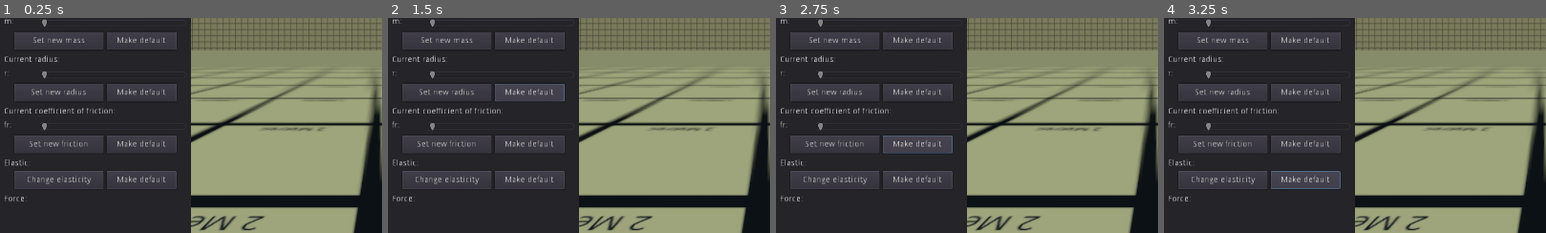
Above: before the commit, frames 1-4 (left to right).
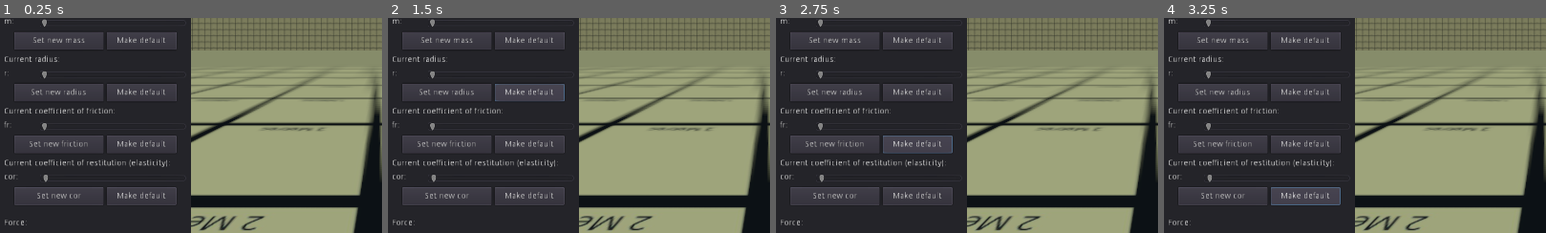
Above: after the commit, the same moments.

Repository: IvoMiricRibeiro/MaturaArbeit
Game: Godot game, scene res://Spatial.tscn
The game is run twice, just before and just after one commit, with the same random seed, the same clock (stepped at 60 frames per second) and the same inputs.
Inputs:
- Up to frame 1 (0.25 s): no input
- Up to frame 2 (1.5 s): click "Make default" at 0.5 s; click "Make default" at 1.25 s
- Up to frame 3 (2.75 s): click "Make default" at 2 s
- Up to frame 4 (3.25 s): click "Make default" at 2.75 s
The pictures show only the part of the screen within x 0-50%, y 43-93%; the shares and areas given below are measured in that part.

The runs differ from the first frame. In frame 1, 4.9% of the frame differs, in the area x 1-47%, y 65-97%; in frame 2, 4.9%; in frame 3, 4.9%; in frame 4, 5.9%.

Commit message:
Big update for collisions.

Diff:
--- a/Body.gd
+++ b/Body.gd
@@ -3,7 +3,7 @@
 var Velocity = Vector3() setget VSet
 var Acceleration = Vector3() setget ASet
 
-var Mass = 1 setget MSet
+var Mass = 1.0 setget MSet
 var Elastic = false
 var Friction = 0.2
 var Radius = 1
@@ -16,9 +16,12 @@
 var AgainstSurface = [false, false, false] setget ASurfSet
 var ElasColHappened = [false, false, false]
 var CanAccelerate = true
+var HasCollided = false setget HasColSet
 
 onready var Controler = get_parent()
 onready var CMesh = $CSGMesh
+
+var COR = 1.0
 
 #Setters functions for other bodies
 func VSet(param):
@@ -29,6 +32,8 @@
 	Mass = param
 func ASurfSet(param):
 	AgainstSurface = param
+func HasColSet(param):
+	HasCollided = param
 
 func _ready():
 	scale = Vector3(Radius, Radius, Radius)
@@ -60,50 +65,44 @@
 		for index in get_slide_count():
 			var body = get_slide_collision(index).collider
 			if body is KinematicBody:
-				#Useful variables
-				var V1 = Velocity
-				var V2 = body.Velocity
-				var V1n
-				var V2n
-				var M1 = Mass
-				var M2 = body.Mass
-				var PD1 = translation-body.translation
-				#Code for inelastic collisions
-				if not Elastic and not body.Elastic:
-					V1n = ((M1*V1)+(M2*V2))/(M1+M2)
-					V2n = V1n
-					if AgainstSurface != body.AgainstSurface:
-						if AgainstSurface > body.AgainstSurface:
-							body.ASurfSet(AgainstSurface)
-						else:
-							ASurfSet(body.AgainstSurface)
-				# Elsatic and "half elastic" collisions
-				else:
-					V1n = V1-(((2*M2)/(M1+M2))*(((Vector3(V1-V2).dot(PD1))/(PD1.length()*PD1.length()))*PD1))
-					V2n = (V1*M1+V2*M2-M1*V1n)/M2
-					if (Elastic and not body.Elastic) or (not Elastic and body.Elastic):
-						V1n = V1n/2
-						V2n = V2n/2
-				VSet(V1n)
-				body.VSet(V2n)
+				if body.HasCollided == false:
+					HasColSet(true)
+					body.HasColSet(true)
+
+					#Useful variables
+					var V1 = Velocity
+					var V2 = body.Velocity
+					var M1 = Mass
+					var M2 = body.Mass
+					var PD1 = translation-body.translation
+					var CorN = (COR+body.COR)/2
+
+					var dV1n = (((1+CorN)*M2)/(M1+M2))*(PD1.normalized()*(V2-V1))*PD1.normalized()
+					VSet(V1+dV1n)
+					body.VSet(V2-dV1n)
+
+				if body.HasCollided == true:
+					body.HasColSet(false)
+				HasColSet(false)
 
 			if body is StaticBody:
+				var Vn = Velocity[0]
 				var axis = 0
 				var dis = self.translation-body.translation
 				CanAccelerate = false
 				while axis < 3:
 					if body.get_collision_layer_bit(axis) == true:
-						if Elastic == true:
-							if ElasColHappened[axis] == false:
-								ElasColHappened[axis] = true
-								Velocity[axis] = -Velocity[axis]
-						if Elastic == false:
-							Velocity[axis] = 0
+						if ElasColHappened[axis] == false:
+							ElasColHappened[axis] = true
+							Vn = -Velocity[axis]*COR
+						if sqrt(Vn*Vn) < 0.2:
+							Vn = 0
+						Velocity[axis] = Vn
+						if Vn == 0:
 							AgainstSurface[axis] = true
 							NormalForce[axis] = Acceleration[axis]
 							if axis == 1 and Controler.GravityExists == true:
 								NormalForce += Vector3(0,9.81,0)
-
 					axis += 1
 				NormalForce = NormalForce*Mass
 				FricForce = (Velocity.normalized()*NormalForce.length()*Friction)
@@ -114,6 +113,7 @@
 				else:
 					VSet(Velocity-(FricForce/(Mass*60)))
 
+
 		for axis in AgainstSurface.size():
 			if AgainstSurface[axis] == true:
 				Velocity[axis] = 0
@@ -121,7 +121,6 @@
 		NormalForce = Vector3()
 		FricForce = Vector3()
 		CanAccelerate = true
-
 
 #From https://www.youtube.com/watch?v=U5qGj8qt7VU
 func _on_Sphere_input_event(camera, event, position, normal, shape_idx):
--- a/ControlScript.gd
+++ b/ControlScript.gd
@@ -7,6 +7,7 @@
 var GravityExists = false
 
 var DefaultElas = false
+var DefaultCOR = 1.0
 var DefaultRad = 1
 var DefaultFric = 0.2
 var DefaultMass = 1
@@ -24,6 +25,7 @@
 	var sphereinstance = sphere.instance()
 	sphereinstance.translation = Vector3(camera.translation.x, camera.translation.y, camera.translation.z)-(camera.global_transform.basis.z*2)
 	sphereinstance.Elastic = DefaultElas
+	sphereinstance.COR = DefaultCOR
 	sphereinstance.Radius = DefaultRad
 	sphereinstance.Mass = DefaultMass
 	sphereinstance.Friction = DefaultFric
--- a/Spatial.tscn
+++ b/Spatial.tscn
@@ -297,7 +297,45 @@
 margin_bottom = 77.0
 text = "Make default"
 
+[node name="Restitution" type="RichTextLabel" parent="Control/UI"]
+margin_left = 10.0
+margin_top = 820.0
+margin_right = 320.0
+margin_bottom = 900.0
+rect_scale = Vector2( 1.5, 1.5 )
+text = "Current coefficient of restitution (elasticity):"
+
+[node name="CorSlide" type="HSlider" parent="Control/UI/Restitution"]
+margin_left = 60.0
+margin_top = 15.0
+margin_right = 305.0
+margin_bottom = 49.0
+max_value = 1.0
+step = 0.01
+value = 0.01
+
+[node name="CorVal" type="RichTextLabel" parent="Control/UI/Restitution"]
+margin_top = 23.0
+margin_right = 65.0
+margin_bottom = 40.0
+text = "cor:"
+
+[node name="CorSet" type="Button" parent="Control/UI/Restitution"]
+margin_left = 17.0
+margin_top = 47.0
+margin_right = 167.0
+margin_bottom = 77.0
+text = "Set new cor"
+
+[node name="CorDef" type="Button" parent="Control/UI/Restitution"]
+margin_left = 172.0
+margin_top = 47.0
+margin_right = 289.0
+margin_bottom = 77.0
+text = "Make default"
+
 [node name="Elasticity" type="RichTextLabel" parent="Control/UI"]
+visible = false
 margin_left = 10.0
 margin_top = 820.0
 margin_right = 310.0
@@ -335,9 +373,9 @@
 
 [node name="Force" type="RichTextLabel" parent="Control/UI"]
 margin_left = 10.0
-margin_top = 910.0
+margin_top = 970.0
 margin_right = 240.0
-margin_bottom = 944.0
+margin_bottom = 1000.0
 rect_scale = Vector2( 1.5, 1.5 )
 text = "Force:"
 
@@ -451,6 +489,8 @@
 [connection signal="pressed" from="Control/UI/Radius/RDef" to="Control/UI" method="_on_RDef_pressed"]
 [connection signal="pressed" from="Control/UI/Friction/FSet" to="Control/UI" method="_on_FSet_pressed"]
 [connection signal="pressed" from="Control/UI/Friction/FDef" to="Control/UI" method="_on_FDef_pressed"]
+[connection signal="pressed" from="Control/UI/Restitution/CorSet" to="Control/UI" method="_on_CorSet_pressed"]
+[connection signal="pressed" from="Control/UI/Restitution/CorDef" to="Control/UI" method="_on_CorDef_pressed"]
 [connection signal="pressed" from="Control/UI/Elasticity/ESet" to="Control/UI" method="_on_ESet_pressed"]
 [connection signal="pressed" from="Control/UI/Elasticity/EDef" to="Control/UI" method="_on_EDef_pressed"]
 [connection signal="pressed" from="Control/UI/Quit" to="Control/UI" method="_on_Quit_pressed"]
--- a/Sphere.tscn
+++ b/Sphere.tscn
@@ -85,6 +85,7 @@
 shader_param/wave = null
 
 [node name="Sphere" type="KinematicBody"]
+collision_layer = 7
 collision_mask = 7
 script = ExtResource( 1 )
 
--- a/UIScript.gd
+++ b/UIScript.gd
@@ -38,6 +38,11 @@
 onready var FrSet = $Friction/FSet
 
 onready var Elas = $Elasticity
+
+onready var Cor = $Restitution
+onready var CorSl = $Restitution/CorSlide
+onready var CorV = $Restitution/CorVal
+onready var CorSet = $Restitution/CorSet
 
 #onready var Warudo = $Time
 onready var Clock = $Clock
@@ -83,7 +88,10 @@
 		Fr.text = "Current coefficient of friction: "+str(Selected.Friction)
 		FrV.text = "fr: "+str(FrSl.value)
 
-		Elas.text = "Elastic?: "+str(Selected.Elastic)
+		Cor.text = "Current coefficient of restitution: "+str(Selected.COR)
+		CorV.text = "cor: "+str(CorSl.value)
+
+		#Elas.text = "Elastic?: "+str(Selected.Elastic)
 
 
 func _on_VSet_pressed():
@@ -129,6 +137,14 @@
 func _on_FDef_pressed():
 	get_parent().DefaultFric = FrSl.value
 
+func _on_CorSet_pressed():
+	if Selected != null:
+		Selected.COR = CorSl.value
+
+func _on_CorDef_pressed():
+	get_parent().DefaultCOR = CorSl.value
+
+
 func _on_ESet_pressed():
 	if Selected != null:
 		Selected.Elastic = !Selected.Elastic
